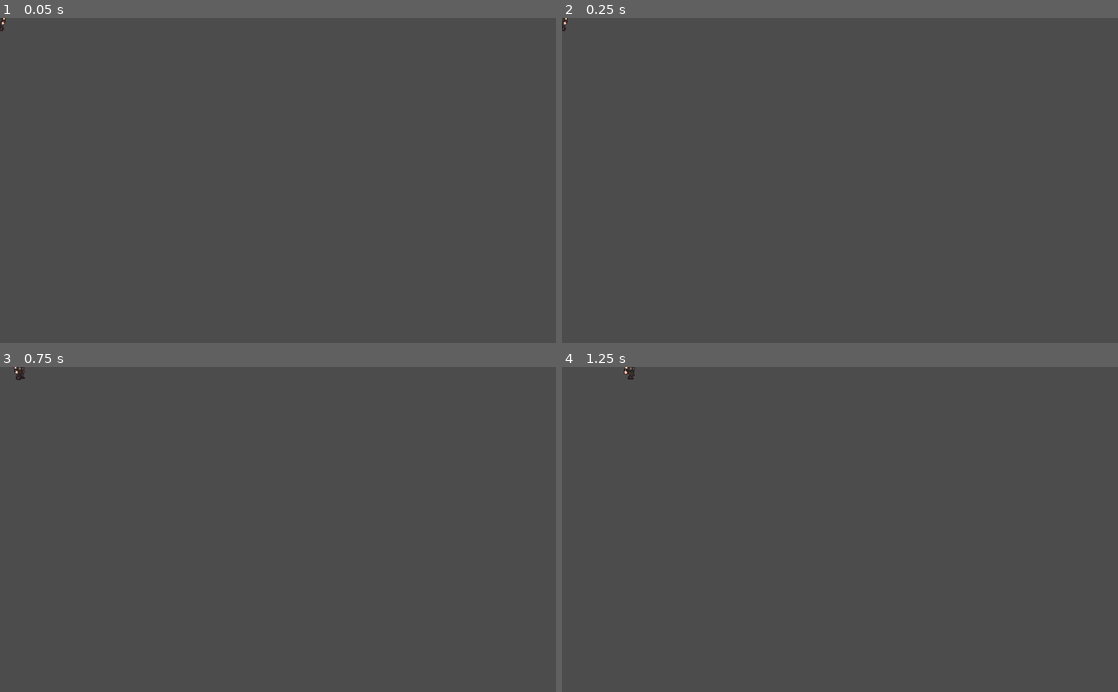
Above: before the commit, frames 1-4 (two rows, left to right).
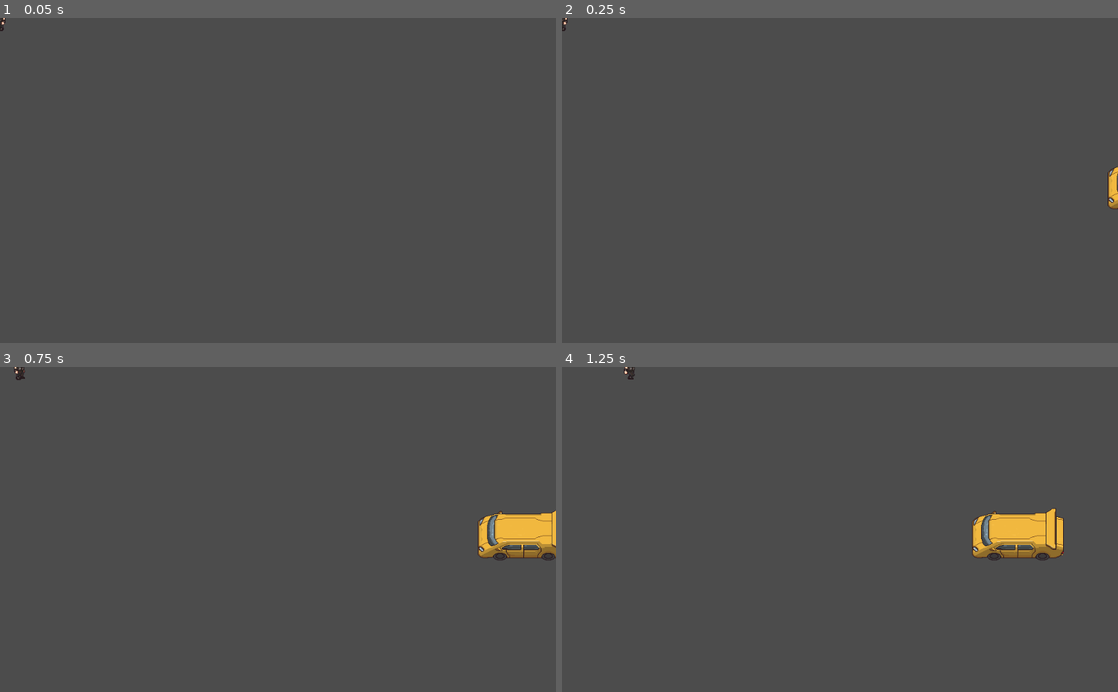
Above: after the commit, the same moments.

Repository: shei-pi/BladeFrogger
Game: Godot game, scene res://Level/Level.tscn
Two runs of this game, one before a commit and one after it. Both use one fixed random seed, a clock stepped at 60 frames per second and the inputs below. Before the commit the project starts from res://Player/Player.tscn.
Inputs (mouse positions are in pixels of both pictures, inside the frame that each line leads up to):
- Up to frame 1 (0.05 s): no input
- Up to frame 2 (0.25 s): no input
- Up to frame 3 (0.75 s): move the mouse to (400, 513) at 0.52 s; hold Right (ui_right) from 0.53 s (still down); click (400, 513) at 0.67 s
- Up to frame 4 (1.25 s): keep holding Right (ui_right)

Frame 1 is identical in both runs. In frame 2, 0.2% of the frame differs, in the area x 98-100%, y 45-59%; in frame 3, 1.8%; in frame 4, 2.1%, in the area x 73-91%, y 43-60%.

Commit message:
adding collisions

Diff:
--- a/Car/Car.gd
+++ b/Car/Car.gd
@@ -4,3 +4,7 @@
 
 func _process(delta):
 	position.x -= car_speed	* delta
+
+
+func _on_Car_body_entered(body):
+	get_tree().change_scene("res://GameScreen/GameScreen.tscn")
--- a/Car/Car.tscn
+++ b/Car/Car.tscn
@@ -7,7 +7,7 @@
 extents = Vector2( 84, 37 )
 
 [node name="Car" type="Area2D"]
-position = Vector2( 935, 317 )
+position = Vector2( 1152, 309 )
 script = ExtResource( 1 )
 __meta__ = {
 "_edit_group_": true
@@ -19,3 +19,5 @@
 [node name="CollisionShape2D" type="CollisionShape2D" parent="."]
 position = Vector2( 0, 7 )
 shape = SubResource( 1 )
+
+[connection signal="body_entered" from="." to="." method="_on_Car_body_entered"]
--- /dev/null
+++ b/GameScreen/GameScreen.tscn
@@ -0,0 +1,5 @@
+[gd_scene format=2]
+
+[node name="GameScreen" type="Control"]
+anchor_right = 1.0
+anchor_bottom = 1.0
--- /dev/null
+++ b/Level/Level.gd
@@ -0,0 +1 @@
+extends Node
--- a/Level/Level.tscn
+++ b/Level/Level.tscn
@@ -1,10 +1,14 @@
-[gd_scene load_steps=3 format=2]
+[gd_scene load_steps=4 format=2]
 
 [ext_resource path="res://Player/Player.tscn" type="PackedScene" id=1]
 [ext_resource path="res://Car/Car.tscn" type="PackedScene" id=2]
+[ext_resource path="res://Level/Level.gd" type="Script" id=3]
 
 [node name="Level" type="Node"]
+script = ExtResource( 3 )
 
 [node name="Player" parent="." instance=ExtResource( 1 )]
 
 [node name="Car" parent="." instance=ExtResource( 2 )]
+
+[node name="Timer" type="Timer" parent="."]
--- a/project.godot
+++ b/project.godot
@@ -11,7 +11,7 @@
 [application]
 
 config/name="Blade Frogger"
-run/main_scene="res://Player/Player.tscn"
+run/main_scene="res://Level/Level.tscn"
 config/icon="res://icon.png"
 
 [autoload]
